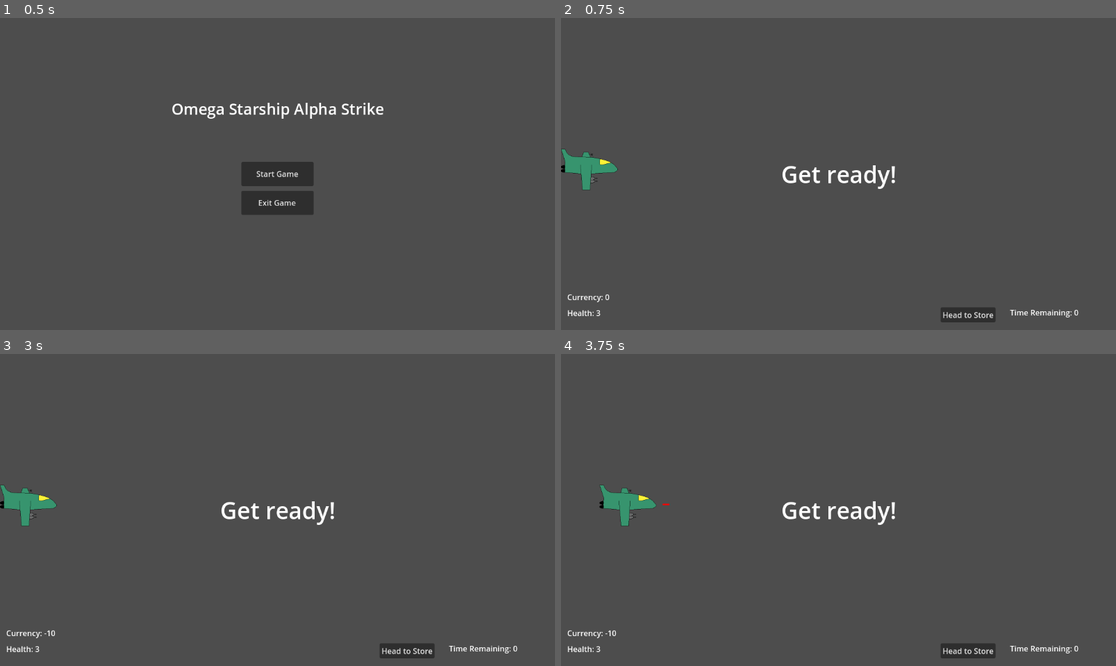
Above: before the commit, frames 1-4 (two rows, left to right).
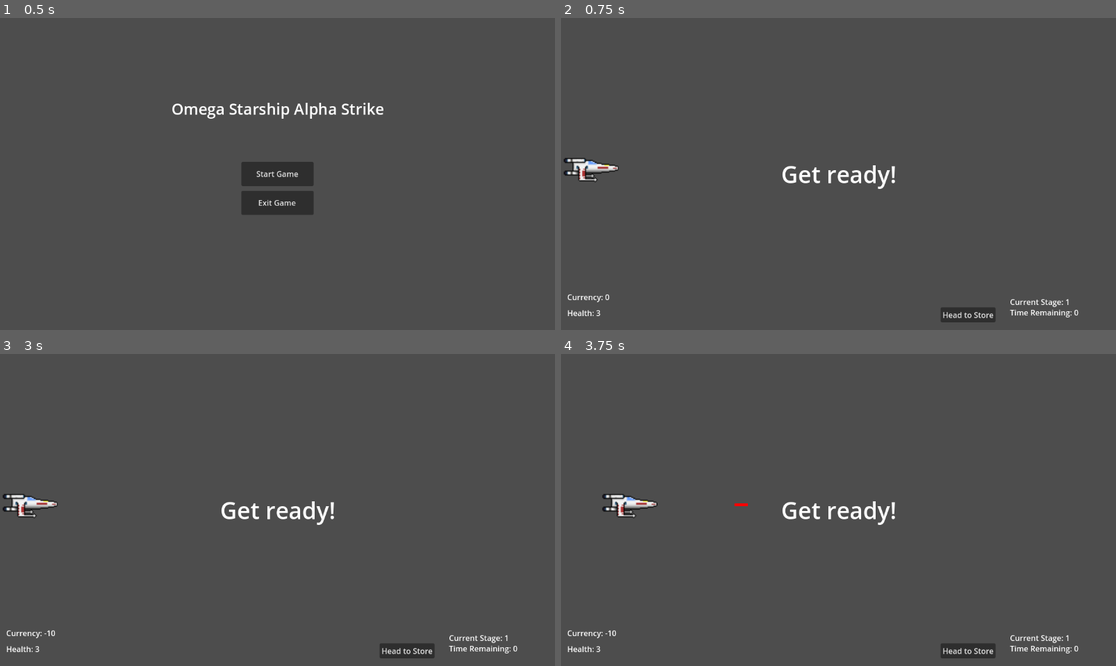
Above: after the commit, the same moments.

Repository: JesseGilbertVA/project-rename
Game: Godot game, scene res://start_menu.tscn
The game is run twice, just before and just after one commit, with the same random seed, the same clock (stepped at 60 frames per second) and the same inputs. The project has no main scene, so this scene is started directly.
Inputs:
- Up to frame 1 (0.5 s): no input
- Up to frame 2 (0.75 s): click "Start Game" at 0.5 s
- Up to frame 3 (3 s): click "Head to Store" at 1.25 s; click "Deduct currency by 10" at 2 s; click "Next Stage" at 2.75 s
- Up to frame 4 (3.75 s): tap Enter at 3.5 s; hold Right (move_right) from 3.53 s (still down); hold Space (shoot) from 3.53 s (still down)

Frame 1 is identical in both runs. In frame 2, 0.7% of the frame differs, in the area x 0-92%, y 42-93%; in frame 3, 0.7%; in frame 4, 0.8%, in the area x 6-92%, y 42-93%.

Commit message:
asteroids, stage progressions

Diff:
--- a/HUD.gd
+++ b/HUD.gd
@@ -10,10 +10,12 @@
 func _process(delta):
 	$Health.text = "Health: " + str(globals.player_health)
 	$Currency.text = "Currency: " + str(globals.player_currency)
+	$CurrentStage.text = "Current Stage: " + str(globals.stage_level)
 
 
 func _on_get_ready_timer_timeout():
 	$GetReady.text = ""
 
+#This function is called in each gameplay scene's _process function
 func update_timer(time_remaining):
 	$TimeRemaining.text = "Time Remaining: " + str(time_remaining)
--- a/Store.gd
+++ b/Store.gd
@@ -26,8 +26,15 @@
 
 
 func _on_next_stage_pressed():
-	print("Transition back to level stage")
-	get_tree().change_scene_to_file("res://test_scene.tscn")
+	if globals.stage_level >= 1 and globals.stage_level <= 3:
+		print('Proceeding to next easy level')
+		get_tree().change_scene_to_file("res://test_scene.tscn")
+	if globals.stage_level >= 4 and globals.stage_level <= 6:
+		print('Proceeding to next medium level')
+		get_tree().change_scene_to_file("res://test_scene.tscn")
+	if globals.stage_level >= 7:
+		print('Proceeding to next hard level')
+		get_tree().change_scene_to_file("res://test_scene.tscn")
 
 
 func _on_death_to_all_pressed():
--- /dev/null
+++ b/asteroid.gd
@@ -0,0 +1,14 @@
+extends RigidBody2D
+
+
+# Called when the node enters the scene tree for the first time.
+func _ready():
+	pass # Replace with function body.
+
+
+# Called every frame. 'delta' is the elapsed time since the previous frame.
+func _process(delta):
+	pass
+
+func hit_by_laser():
+	pass
--- /dev/null
+++ b/asteroid.tscn
@@ -0,0 +1,21 @@
+[gd_scene load_steps=4 format=3 uid="uid://coclpmmj4jpro"]
+
+[ext_resource type="Texture2D" uid="uid://cu6h8qshfkqf2" path="res://asteroid.png" id="1_t4wot"]
+[ext_resource type="Script" path="res://asteroid.gd" id="1_y8kaq"]
+
+[sub_resource type="CircleShape2D" id="CircleShape2D_7fqd5"]
+radius = 43.0
+
+[node name="Asteroid" type="RigidBody2D"]
+collision_layer = 2
+gravity_scale = 1.66533e-16
+script = ExtResource("1_y8kaq")
+
+[node name="Sprite2D" type="Sprite2D" parent="."]
+position = Vector2(0, 6)
+texture = ExtResource("1_t4wot")
+
+[node name="CollisionShape2D" type="CollisionShape2D" parent="."]
+shape = SubResource("CircleShape2D_7fqd5")
+
+[node name="VisibleOnScreenNotifier2D" type="VisibleOnScreenNotifier2D" parent="."]
--- a/enemy_one.gd
+++ b/enemy_one.gd
@@ -11,23 +11,17 @@
 func _process(delta):
 	pass
 
-
-
-func _on_body_entered(body):
-	print('enemy body entered')
-
-
-func _on_body_shape_entered(body_rid, body, body_shape_index, local_shape_index):
-	print('new enemy body enters')
-
-
 func i_am_test_function():
 	print('success!')
 
-func play_animation():
+func hit_by_laser():
 	set_physics_process(false)
 	$EnemyOneAnimatedSprite.play("death")
 	await get_tree().create_timer(0.25).timeout
 	globals.player_currency += 10
 	print('Player currency: ' + str(globals.player_currency))
 	queue_free()
+
+
+func _on_visible_on_screen_notifier_2d_screen_exited():
+	queue_free()
--- a/enemy_one.tscn
+++ b/enemy_one.tscn
@@ -26,6 +26,7 @@
 size = Vector2(119, 85)
 
 [node name="EnemyOne" type="RigidBody2D"]
+collision_layer = 2
 gravity_scale = 1.66533e-16
 script = ExtResource("1_4eu2d")
 metadata/_edit_group_ = true
@@ -39,5 +40,8 @@
 position = Vector2(2.5, 1.5)
 shape = SubResource("RectangleShape2D_ibqwj")
 
+[node name="VisibleOnScreenNotifier2D" type="VisibleOnScreenNotifier2D" parent="."]
+
 [connection signal="body_entered" from="." to="." method="_on_body_entered"]
 [connection signal="body_shape_entered" from="." to="." method="_on_body_shape_entered"]
+[connection signal="screen_exited" from="VisibleOnScreenNotifier2D" to="." method="_on_visible_on_screen_notifier_2d_screen_exited"]
--- a/globals.gd
+++ b/globals.gd
@@ -1,8 +1,12 @@
 extends Node
 
+#Global variables
+var stage_level = 1
 var player_currency = 0
 var player_health = 3
-var max_player_health = 3
+var max_player_health = 3 #Technically an upgradable item but whatever
+
+#Weapons/Upgrades/PowerUps
 var death_to_all = false
 
 # Called when the node enters the scene tree for the first time.
--- a/hud.tscn
+++ b/hud.tscn
@@ -44,4 +44,11 @@
 offset_bottom = 623.0
 text = "Time Remaining: "
 
+[node name="CurrentStage" type="Label" parent="."]
+offset_left = 932.0
+offset_top = 578.0
+offset_right = 1065.0
+offset_bottom = 601.0
+text = "Current Stage: "
+
 [connection signal="timeout" from="GetReadyTimer" to="." method="_on_get_ready_timer_timeout"]
--- a/player.tscn
+++ b/player.tscn
@@ -2,22 +2,23 @@
 
 [ext_resource type="Script" path="res://Player.gd" id="1_eiyoc"]
 [ext_resource type="PackedScene" uid="uid://c8gqagxs6ltvt" path="res://player_laser.tscn" id="2_ga1q8"]
-[ext_resource type="Texture2D" uid="uid://b2jk0ad5kwlvv" path="res://player.png" id="3_hj72m"]
+[ext_resource type="Texture2D" uid="uid://daeeix3q1oqoy" path="res://Sprite-0003edit.png" id="3_1u03q"]
 
 [sub_resource type="RectangleShape2D" id="RectangleShape2D_vjqqi"]
-size = Vector2(236, 168)
+size = Vector2(116, 52)
 
 [node name="Player" type="Area2D"]
-scale = Vector2(0.5, 0.5)
+collision_mask = 3
 script = ExtResource("1_eiyoc")
 Bullet = ExtResource("2_ga1q8")
 metadata/_edit_group_ = true
 
 [node name="Sprite2D" type="Sprite2D" parent="."]
-texture = ExtResource("3_hj72m")
+scale = Vector2(2, 2)
+texture = ExtResource("3_1u03q")
 
 [node name="CollisionShape2D" type="CollisionShape2D" parent="."]
-position = Vector2(6, 4)
+position = Vector2(6, 2)
 shape = SubResource("RectangleShape2D_vjqqi")
 
 [node name="LaserSpawn" type="Marker2D" parent="."]
--- a/player_laser.gd
+++ b/player_laser.gd
@@ -16,5 +16,5 @@
 #this function is such shit my god
 func _on_body_entered(body):
 	print('laser entered body')
-	body.play_animation()
+	body.hit_by_laser()
 	queue_free()
--- a/player_laser.tscn
+++ b/player_laser.tscn
@@ -7,6 +7,7 @@
 size = Vector2(28, 6)
 
 [node name="PlayerLaser" type="Area2D"]
+collision_mask = 3
 script = ExtResource("1_eoftl")
 metadata/_edit_group_ = true
 
--- a/test_scene.gd
+++ b/test_scene.gd
@@ -1,6 +1,7 @@
 extends Node
 
 @export var enemy_one: PackedScene
+@export var asteroid_scene: PackedScene
 
 # Called when the node enters the scene tree for the first time.
 func _ready():
@@ -33,11 +34,13 @@
 func _on_start_timer_timeout():
 	$EnemyOneSpawnTimer.start()
 	$StageTimer.start()
+	$AsteroidTimer.start()
 
 
 func _on_stage_timer_timeout():
 	get_tree().paused = true
 	$HUD/GetReady.text = "Complete!"
+	globals.stage_level += 1
 	await get_tree().create_timer(2.0).timeout
 	get_tree().change_scene_to_file("res://store.tscn")
 
@@ -45,3 +48,15 @@
 func _on_base_area_body_entered(body):
 	print("Base area entered.")
 	globals.player_health -= 1
+
+
+func _on_asteroid_timer_timeout():
+	var asteroid = asteroid_scene.instantiate()
+	var asteroid_spawn_location = $EnemySpawnPath/EnemySpawnLocation
+	asteroid_spawn_location.progress_ratio = randf()
+	var direction = asteroid_spawn_location.rotation + PI / 2 #I still don't really understand radians fully, but this worked so?
+	asteroid.position = asteroid_spawn_location.position
+	var velocity = Vector2(1250.0, 0.0)
+	asteroid.linear_velocity = velocity.rotated(direction) #I dont even know what this line does fully, but it makes the bad guys move forward so
+
+	add_child(asteroid)
--- a/test_scene.tscn
+++ b/test_scene.tscn
@@ -1,8 +1,9 @@
-[gd_scene load_steps=7 format=3 uid="uid://brfago4fxe7fp"]
+[gd_scene load_steps=8 format=3 uid="uid://brfago4fxe7fp"]
 
 [ext_resource type="PackedScene" uid="uid://ofgyhkajy7qp" path="res://player.tscn" id="1_i5sts"]
 [ext_resource type="Script" path="res://test_scene.gd" id="1_j5fym"]
 [ext_resource type="PackedScene" uid="uid://bdtp2suf5do83" path="res://enemy_one.tscn" id="2_vt0f1"]
+[ext_resource type="PackedScene" uid="uid://coclpmmj4jpro" path="res://asteroid.tscn" id="3_k2qyb"]
 [ext_resource type="PackedScene" uid="uid://co58fv0qwjltu" path="res://hud.tscn" id="4_dnlo1"]
 
 [sub_resource type="Curve2D" id="Curve2D_j2pfl"]
@@ -17,6 +18,7 @@
 [node name="TestScene" type="Node"]
 script = ExtResource("1_j5fym")
 enemy_one = ExtResource("2_vt0f1")
+asteroid_scene = ExtResource("3_k2qyb")
 
 [node name="Player" parent="." instance=ExtResource("1_i5sts")]
 position = Vector2(56, 313)
@@ -42,22 +44,27 @@
 [node name="HUD" parent="." instance=ExtResource("4_dnlo1")]
 
 [node name="StageTimer" type="Timer" parent="."]
-wait_time = 60.0
+wait_time = 10.0
 one_shot = true
 
 [node name="StartTimer" type="Timer" parent="."]
 wait_time = 2.0
 one_shot = true
 
+[node name="AsteroidTimer" type="Timer" parent="."]
+wait_time = 9.0
+
 [node name="BaseArea" type="Area2D" parent="."]
 position = Vector2(-171, 371)
+collision_mask = 2
 
 [node name="BaseCollisionShape2D" type="CollisionShape2D" parent="BaseArea"]
-position = Vector2(41, -51)
+position = Vector2(103, -51)
 shape = SubResource("RectangleShape2D_hy85n")
 
 [connection signal="timeout" from="EnemyOneSpawnTimer" to="." method="_on_enemy_one_spawn_timer_timeout"]
 [connection signal="pressed" from="Button" to="." method="_on_button_pressed"]
 [connection signal="timeout" from="StageTimer" to="." method="_on_stage_timer_timeout"]
 [connection signal="timeout" from="StartTimer" to="." method="_on_start_timer_timeout"]
+[connection signal="timeout" from="AsteroidTimer" to="." method="_on_asteroid_timer_timeout"]
 [connection signal="body_entered" from="BaseArea" to="." method="_on_base_area_body_entered"]
Binary file added: Sprite-0003edit.png
Not shown, added: Sprite-0003edit.png.import
Binary file added: asteroid.png
Not shown, added: asteroid.png.import
